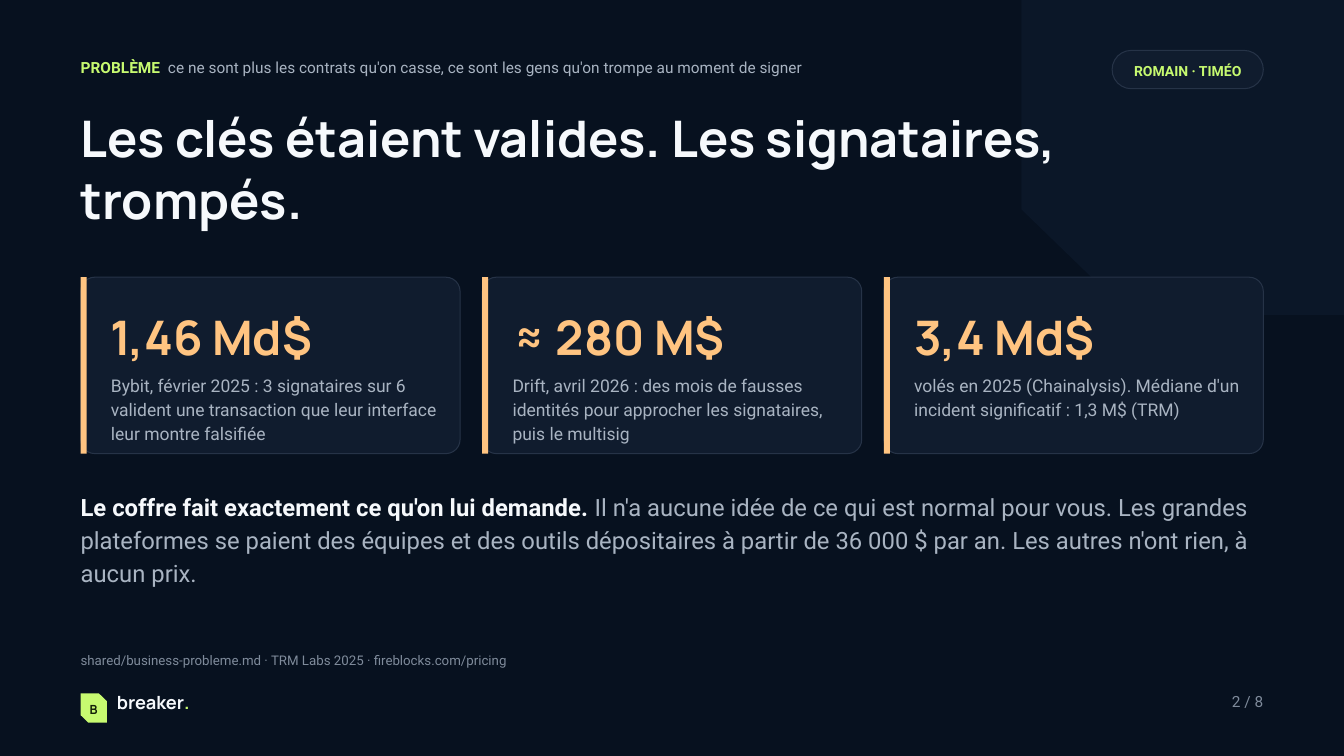
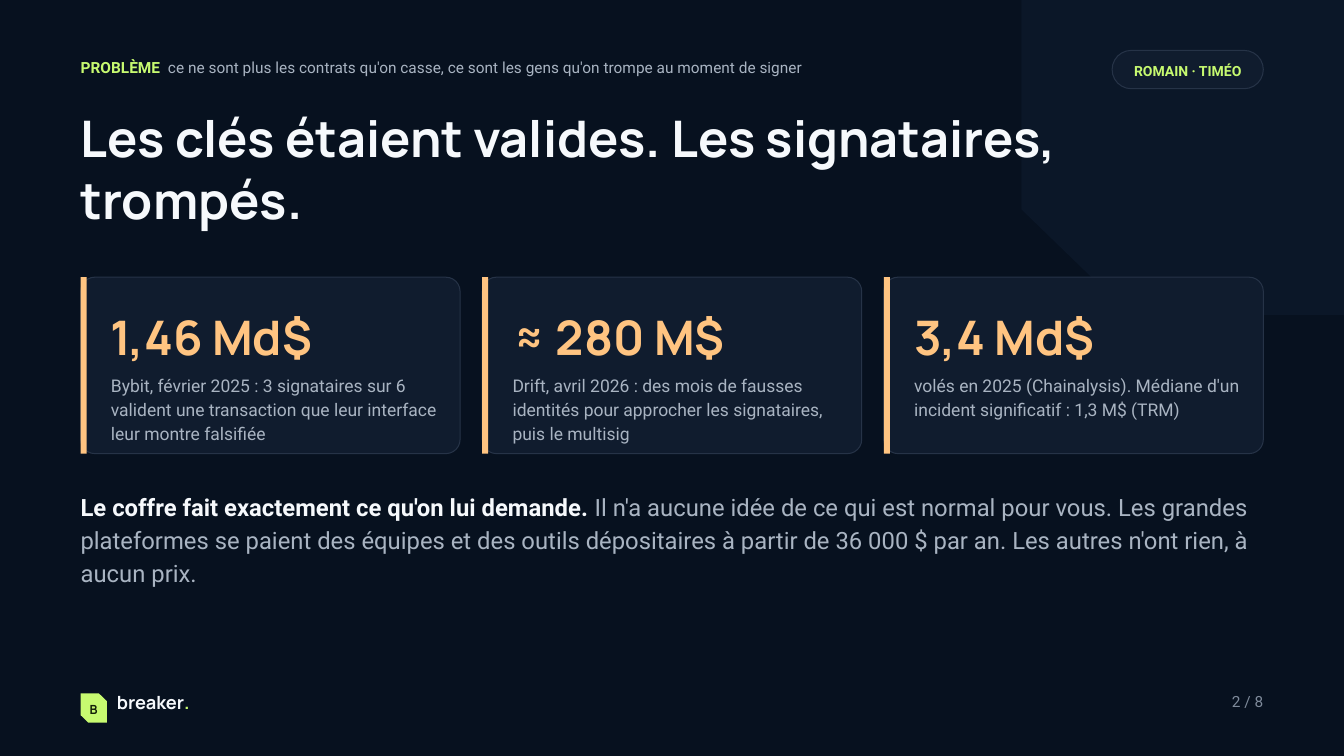
Before and after one commit to veryromain/hackathon-ia-cyber-romain-timeo, a slide deck: slide 2 of shared/pitch/Breaker-pitch.pptx. Drawn at 1344x756 pixels with LibreOffice and Linux fonts; fonts in the diff are those of the drawing. Boxes give left, top, right and bottom in pixels: in the first picture for what was removed or moved away, otherwise in the second. Text is boxed around its words. In the diff, an @@ line names an element or a change of style, - is before the commit and + after.

Commit message:
[shared] retours de Romain : vocabulaire, Cosignataire dès Standard, point mort 10 clients, deck corrigé

```diff
--- a/shared/pitch/Breaker-pitch.pptx
+++ b/shared/pitch/Breaker-pitch.pptx
@@ text removed at [81,655,507,668] @@
-shared/business-probleme.md · TRM Labs 2025 · fireblocks.com/pricing
```
Also in this commit, not shown: 7 other slides changed, 7 other files.
